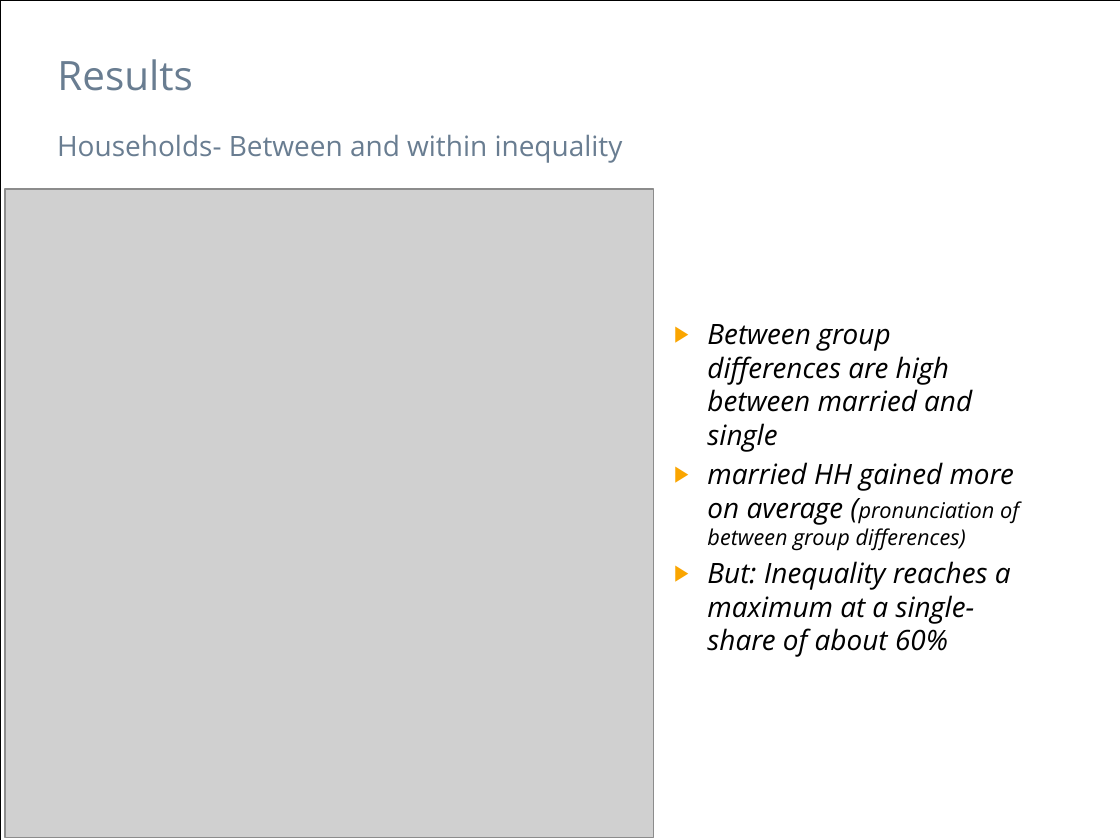
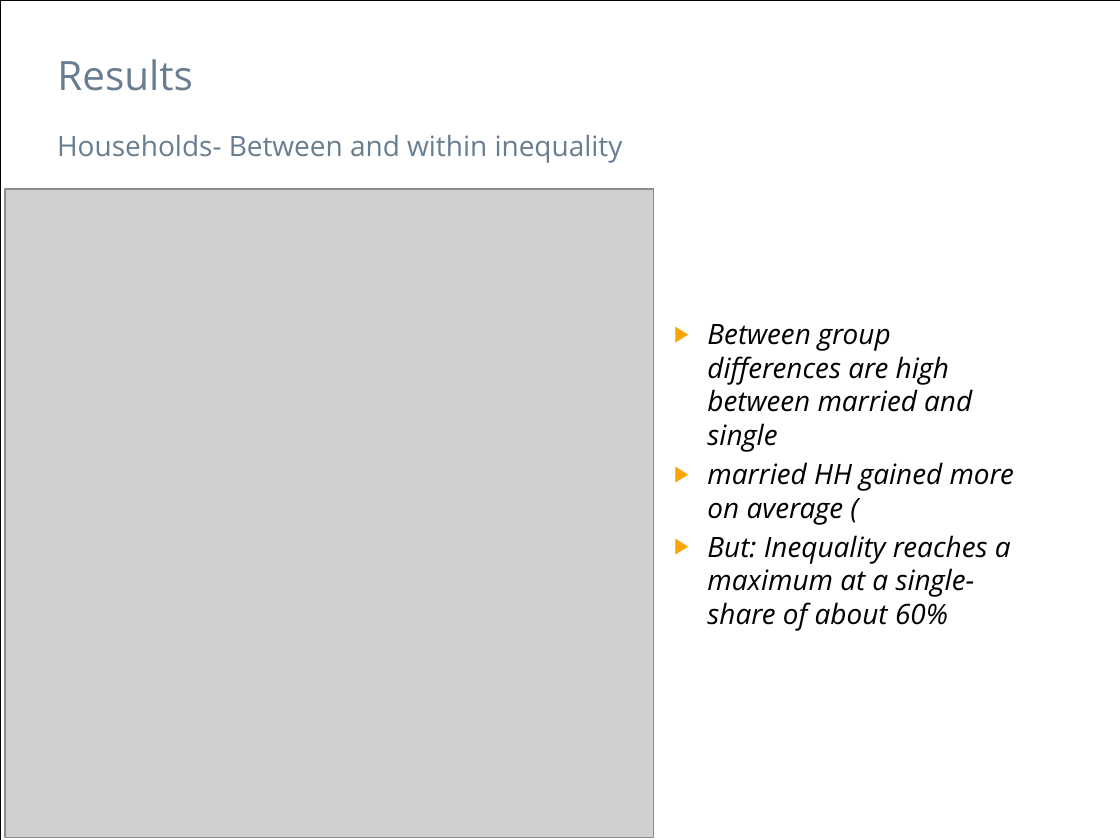
Before and after one commit to hackstutz/neuchatel, a slide deck: slide 10 of presentation/Inequality by Demographic Factors_NoTheory_3.pptx. Drawn at 1120x840 pixels with LibreOffice and Linux fonts; fonts in the diff are those of the drawing; grey boxes stand for pictures. Boxes give left, top, right and bottom in pixels: in the first picture for what was removed or moved away, otherwise in the second. Text is boxed around its words. In the diff, an @@ line names an element or a change of style, - is before the commit and + after.

```diff
--- a/presentation/Inequality by Demographic Factors_NoTheory_3.pptx
+++ b/presentation/Inequality by Demographic Factors_NoTheory_3.pptx
@@ text at (707,462,1014,525): text changed; size 14 to 18 pt @@
-▶ married HH gained more on average (pronunciation of between group differences)
+▶ married HH gained more on average (
```
Also in this commit, not shown: 5 other slides changed.
